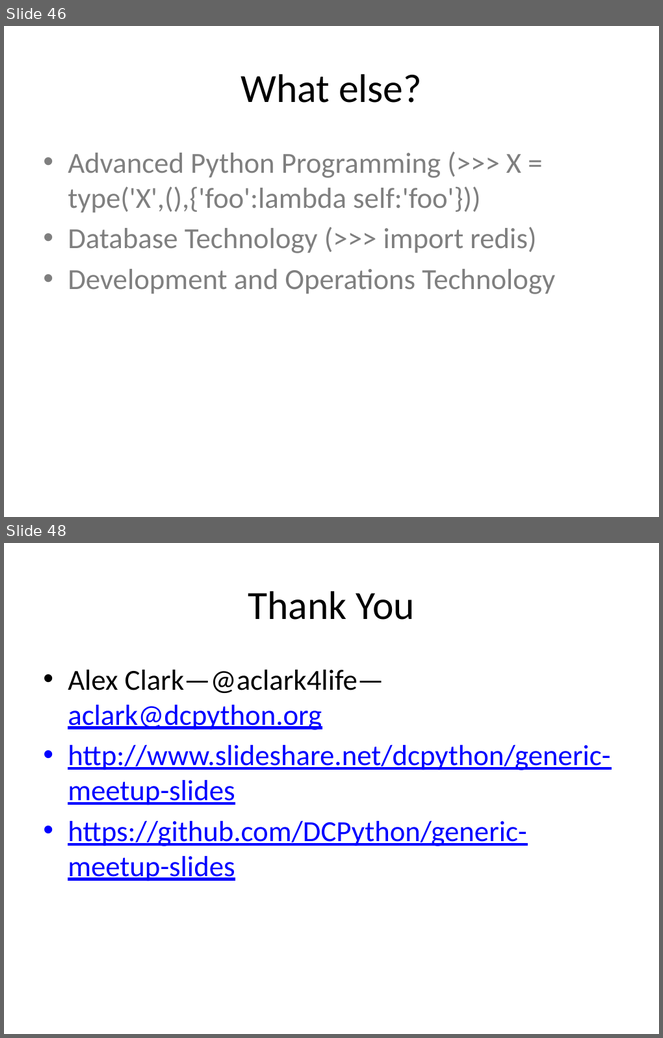
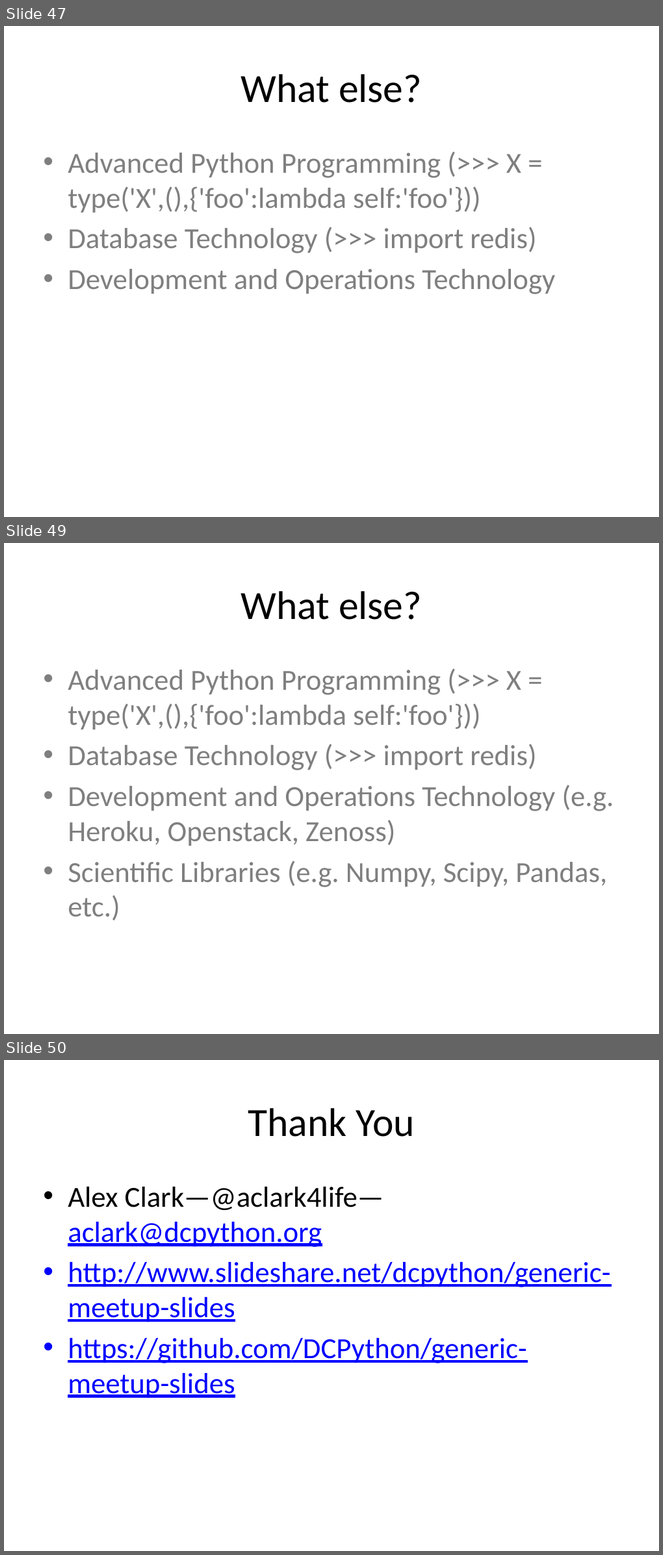
Before and after one commit to DCPython/generic-meetup-slides, a slide deck: DC Python Generic Meetup Slides.pptx. Shown one above the other, each under a label of ours: slides 46 and 48 before the commit, slides 47, 49 and 50 after it; the slides between them are not shown. The pictures are 663x1038 and 663x1555 pixels, drawn with LibreOffice and Linux fonts; fonts in the diff are those of the drawing. Boxes give left, top, right and bottom in pixels: in the first picture for what was removed or moved away, otherwise in the second. Text is boxed around its words. In the diff, an @@ line names an element or a change of style, - is before the commit and + after.

```diff
--- a/DC Python Generic Meetup Slides.pptx
+++ b/DC Python Generic Meetup Slides.pptx
@@ slide 49 added at (x1=4, y1=543, x2=659, y2=1034), background #FFFFFF @@
@@ title added at (x1=241, y1=591, x2=422, y2=620), 44 pt, text #000000 @@
+What else?
@@ text added at (x1=68, y1=670, x2=614, y2=921), 32 pt, text #7F7F7F @@
+• Advanced Python Programming (>>> X = type('X',(),{'foo':lambda self:'foo'}))
+• Database Technology (>>> import redis)
+• Development and Operations Technology (e.g. Heroku, Openstack, Zenoss)
+• Scientific Libraries (e.g. Numpy, Scipy, Pandas, etc.)
@@ what was slide 46 is now slide 47 @@
@@ what was slide 48 is now slide 50 @@
```
Also in this commit, not shown: 8 slides changed, 1 other slide added.
